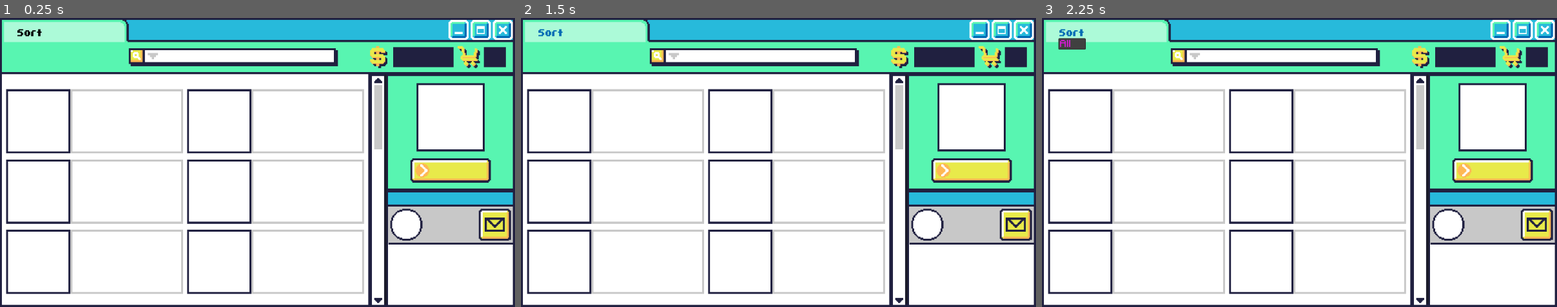
Above: before the commit, frames 1-3 (left to right).
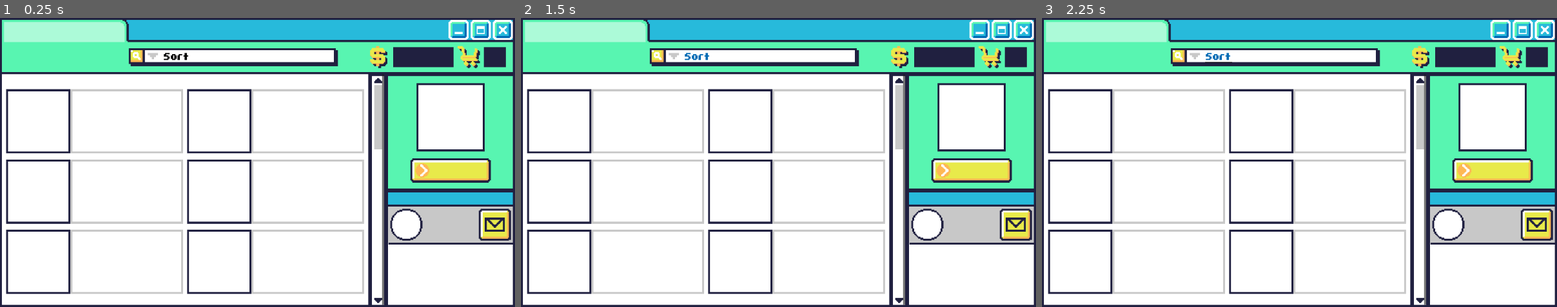
Above: after the commit, the same moments.

Repository: oatley/tojam-2025
Game: Godot game, scene res://Scenes/main.tscn
Same seed, same stepped clock (60 frames per second), same inputs: the game is played once before the commit and once after it.
Inputs:
- Up to frame 1 (0.25 s): no input
- Up to frame 2 (1.5 s): click "Sort" at 0.5 s; click "Sort" at 1.25 s
- Up to frame 3 (2.25 s): click "Sort" at 2 s

The runs differ from the first frame. In frame 1, 0.5% of the frame differs, in the area x 3-75%, y 3-100%; in frame 2, 0.5%; in frame 3, 0.8%.

Commit message:
working all store

Diff:
--- a/Fonts/new_theme.tres
+++ b/Fonts/new_theme.tres
@@ -1,9 +1,17 @@
-[gd_resource type="Theme" load_steps=2 format=3 uid="uid://dgugqxyyff85u"]
+[gd_resource type="Theme" load_steps=3 format=3 uid="uid://dgugqxyyff85u"]
 
 [ext_resource type="FontFile" uid="uid://cby3c4hxa2ie0" path="res://Fonts/pixelfontmedium.ttf" id="1_8slnm"]
+
+[sub_resource type="StyleBoxFlat" id="StyleBoxFlat_8slnm"]
+bg_color = Color(1, 1, 1, 1)
+border_width_left = 2
+border_width_top = 2
+border_width_right = 2
+border_color = Color(0, 0, 0, 1)
 
 [resource]
 PopupMenu/colors/font_color = Color(0.87451, 0.0980392, 0.87451, 1)
 PopupMenu/font_sizes/font_size = 30
 PopupMenu/font_sizes/title_font_size = 30
 PopupMenu/fonts/font = ExtResource("1_8slnm")
+PopupMenu/styles/panel = SubResource("StyleBoxFlat_8slnm")
--- a/Scenes/shop_item.gd
+++ b/Scenes/shop_item.gd
@@ -1,3 +1,41 @@
-extends Node2D
+extends BoxContainer
 
-var item: Dictionary = {}
+# 0 accesses first Texture Button and 1 accesses second texture button
+var button1_title# = "title"
+var button2_title# = "title"
+var button1_text#  = "text_body"
+var button2_text# = "text_body"
+
+
+#func _ready():
+	#$TextureButton/LabelTitle.text = button1_title
+	#$TextureButton2/LabelTitle.text = button2_title
+	#$TextureButton/LabelBody.text = button1_text
+	#$TextureButton2/LabelBody.text = button2_text
+	#print("shop_item.gd: button ready ")
+	#change_body(0, )
+
+
+func change_body(button, text):
+	#print("shop_item.gd: text ", text)
+	if not text or text == "":
+		text = "SCREEEEE FILL IN DATA"
+	if button == 0:
+		button1_text = str(text)
+		$TextureButton/LabelBody.text = button1_text
+	elif button == 1:
+		button2_text = str(text)
+		$TextureButton2/LabelBody.text = button2_text
+	pass
+
+func change_title(button, text):
+	#print("shop_item.gd: text ", text)
+	if not text or text == "":
+		text = "SCREEEEE FILL IN DATA"
+	if button == 0:
+		button1_title = str(text)
+		$TextureButton/LabelTitle.text = button1_title
+	elif button == 1:
+		button2_title = str(text)
+		$TextureButton2/LabelTitle.text = button2_title
+	pass
--- a/Scenes/shop_item.tscn
+++ b/Scenes/shop_item.tscn
@@ -1,6 +1,7 @@
-[gd_scene load_steps=6 format=3 uid="uid://bkiei1ii7e1hk"]
+[gd_scene load_steps=7 format=3 uid="uid://bkiei1ii7e1hk"]
 
 [ext_resource type="Texture2D" uid="uid://dgipy1bl6iynu" path="res://Assets/storeBlock2_Off.png" id="1_ewy27"]
+[ext_resource type="Script" uid="uid://dphgxrhklxbg8" path="res://Scenes/shop_item.gd" id="1_wmysf"]
 [ext_resource type="Texture2D" uid="uid://h4l3vn87ya5j" path="res://Assets/storeBlock2_On.png" id="2_idtay"]
 [ext_resource type="Texture2D" uid="uid://bbveiqg1ydlc" path="res://Assets/storeBlock2_Over.png" id="3_asrp6"]
 [ext_resource type="FontFile" uid="uid://6hqn3o6o7h5n" path="res://Fonts/pixelfontmediumbold.ttf" id="4_asrp6"]
@@ -9,6 +10,7 @@
 [node name="ShopItems" type="BoxContainer"]
 offset_right = 40.0
 offset_bottom = 40.0
+script = ExtResource("1_wmysf")
 
 [node name="TextureButton" type="TextureButton" parent="."]
 layout_mode = 2
--- a/Scenes/sort.tscn
+++ b/Scenes/sort.tscn
@@ -17,7 +17,3 @@
 theme_override_fonts/font = ExtResource("1_m7yk1")
 theme_override_font_sizes/font_size = 30
 text = "Sort"
-item_count = 1
-popup/item_0/text = "All"
-popup/item_0/checked = true
-popup/item_0/id = 0
--- a/Scenes/store.gd
+++ b/Scenes/store.gd
@@ -3,19 +3,86 @@
 # Tabs
 var tab_names = []
 var tab_nodes = []
-#var tab_scene = preload("res://Scenes/tab.tscn") # Old Scene
+var tab_scene = preload("res://Scenes/tab_container.tscn") # Old Scene
 
+# Shop Items
+var shop_item_scene = preload("res://Scenes/shop_item.tscn")
 
 # Items
 var items = []
 
-
-
+func print_debug_text():
+	print("store.gd: items ", items)
+	print("store.gd: general categories ", tab_names)
+	pass
 
 func _ready():
 	tab_names = $Items.item_general_categories
-	#print("store.gd: general categories ", tab_names)
+	items = $Items.items
+
 	fill_sort_menu()
+	#test_create_tabs()
+	create_tabs()
+	pass
+
+func hide_tabs():
+
+	pass
+
+#
+
+# Create a new tab_container for each tab_names
+func create_tabs():
+	for tab in tab_names:
+		if not tab:
+			continue
+		var tab_container_instance = tab_scene.instantiate()
+		tab_container_instance.name = str(tab)
+		tab_nodes.append(tab_container_instance)
+		$ScrollContainer.add_child(tab_container_instance)
+		#create items inside a tab?
+		#create_items(tab, tab_container_instance)
+		create_items(tab, tab_container_instance)
+	pass
+
+# Generate item objects inside tabs
+func create_items(tab, tab_container):
+	var count = 0 # put two items in each shop_items_box
+	#var shop_item_instance = shop_item_scene.instantiate()
+	#tab_container.add_child(shop_item_instance)
+	var item1_title
+	var item2_title
+	var item1_body
+	var item2_body
+	for item in items:
+		if not item["General Category"] or not item["Specific Category"] or not item["Art Notes"]:
+			continue
+		if count > 1:
+			count = 0
+		#print ("item: ",item)
+		#print("gen cat: ", item["General Category"], " tab value: ", tab)
+		if item["General Category"] == tab or tab == "All":
+			var item_title = item["Specific Category"] # placeholder for "Store Name"
+			var item_desc = item["Art Notes"] # placeholder for "Store Description"
+			if count == 0:
+				item1_title = item_title
+				item1_body = item_desc
+			elif count == 1:
+				item2_title = item_title
+				item2_body = item_desc
+			#shop_item_instance.change_title(count, item_title)
+			#shop_item_instance.change_title(count, tab)
+			#shop_item_instance.change_body(count, item_desc)
+			#print("store.gd: change text on button ", item_title)
+			if count == 1:
+				var shop_item_instance = shop_item_scene.instantiate()
+				print ("store.gd: adding shop item", shop_item_instance, "------", item1_body, "-----", item2_body)
+				tab_container.add_child(shop_item_instance)
+				shop_item_instance.change_title(0, item1_title)
+				shop_item_instance.change_body(0, item1_body)
+				shop_item_instance.change_title(1, item2_title)
+				shop_item_instance.change_body(1, item2_body)
+			count += 1
 	pass
 
 
@@ -28,15 +95,14 @@
 	for tab in tab_names:
 		print (tab)
 		$Sort/MenuButton.get_popup().add_item(str(tab))
-
 	pass
 
 # Old tab buttons. No longer use?
-#func create_tabs():
+#func create_tabs_OLD():
 	#var posx = 0 # +150 min
 	#var posy = 0
 	#for category in tab_names:
-		#var instance = tab.instantiate()
+		#var instance = tab_scene.instantiate()
 		#instance.name = category
 		#instance.change_text(category)
 		#var posxy = Vector2(posx, posy)
@@ -57,3 +123,13 @@
 #func create_items():
 	#items = $Items.items
 	#pass
+
+
+#func test_create_tabs():
+	#var tab = "Toys"
+	#var tab_container_instance = tab_scene.instantiate()
+	#tab_container_instance.name = str(tab)
+	#tab_nodes.append(tab_container_instance)
+	#$ScrollContainer.add_child(tab_container_instance)
+	#var shop_item_instance = shop_item_scene.instantiate()
+	#tab_container_instance.add_child(shop_item_instance)
--- a/Scenes/store.tscn
+++ b/Scenes/store.tscn
@@ -1,9 +1,8 @@
-[gd_scene load_steps=6 format=3 uid="uid://dk34vxo0hctcr"]
+[gd_scene load_steps=5 format=3 uid="uid://dk34vxo0hctcr"]
 
 [ext_resource type="PackedScene" uid="uid://b7svf5v4n3r5n" path="res://Scenes/items.tscn" id="1_c3i85"]
 [ext_resource type="Script" uid="uid://bhynsbuk61gc8" path="res://Scenes/store.gd" id="1_lkwxl"]
 [ext_resource type="Texture2D" uid="uid://6ppehshicyo7" path="res://Assets/tojam25_layoutFile2.png" id="3_h38w0"]
-[ext_resource type="PackedScene" uid="uid://cl074wb2publg" path="res://Scenes/tab_container.tscn" id="4_j65sj"]
 [ext_resource type="PackedScene" uid="uid://b13mr6v3x6sdm" path="res://Scenes/sort.tscn" id="5_w6sp3"]
 
 [node name="Store" type="Node2D"]
@@ -14,9 +13,16 @@
 centered = false
 
 [node name="Sort" parent="." instance=ExtResource("5_w6sp3")]
-position = Vector2(61, 38)
+position = Vector2(607, 127)
 
 [node name="Items" parent="." instance=ExtResource("1_c3i85")]
 
-[node name="ScrollContainer" parent="." instance=ExtResource("4_j65sj")]
+[node name="ScrollContainer" type="ScrollContainer" parent="."]
+custom_minimum_size = Vector2(100, 100)
+layout_direction = 2
 offset_left = 7.0
+offset_top = 210.0
+offset_right = 1432.0
+offset_bottom = 1072.0
+size_flags_vertical = 3
+vertical_scroll_mode = 2
--- a/Scenes/tab_container.tscn
+++ b/Scenes/tab_container.tscn
@@ -1,14 +1,4 @@
 [gd_scene format=3 uid="uid://cl074wb2publg"]
 
-[node name="ScrollContainer" type="ScrollContainer"]
-layout_direction = 2
-offset_left = 5.0
-offset_top = 210.0
-offset_right = 1441.0
-offset_bottom = 1069.0
-size_flags_vertical = 3
-vertical_scroll_mode = 2
-
-[node name="VBoxContainer" type="VBoxContainer" parent="."]
-layout_mode = 2
+[node name="VBoxContainer" type="VBoxContainer"]
 alignment = 1
